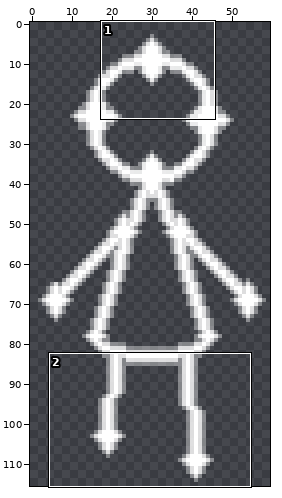
Pixel-art file: assets/ASE_raw_files/StarWalk.ase. The first picture is a wide view before the edit; the outline marks the close-up.
Close-up. Before:
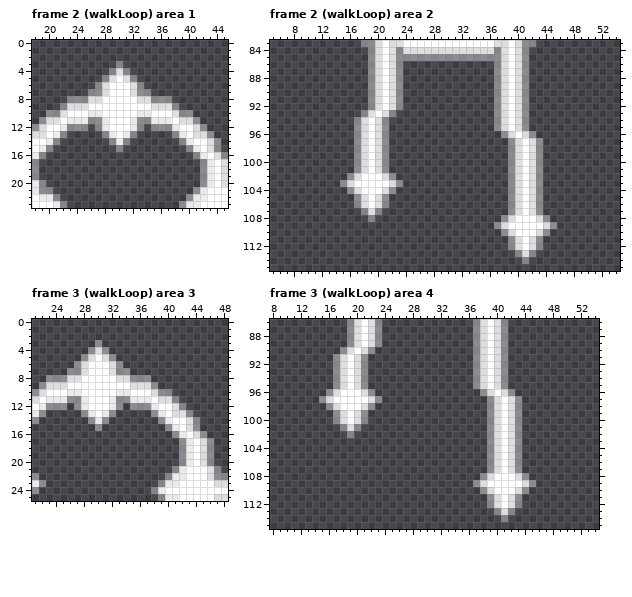
60x116 pixels, 7 frames. Shown: frame 2 (walkLoop) area 1: x 18..45, y 0..23; frame 2 (walkLoop) area 2: x 5..54, y 83..115; frame 3 (walkLoop) area 3: x 21..48, y 0..25; frame 3 (walkLoop) area 4: x 8..54, y 86..115. The commit also changed other frames or places, which this record leaves out.
After:
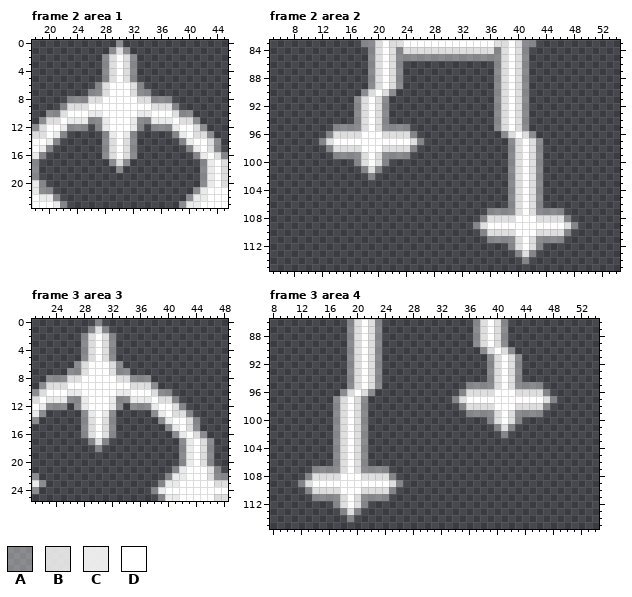
Palette (. is transparent): A #ffffff5f  B #ffffffd3  C #ffffffe3  D #ffffff
The edit:
Frame 2 area 1:
y 0: x 30 . -> A
y 1: x 29..31 ... -> ABA
y 2: x 28..32 ..... -> ABDBA
y 3: x 28..32 ..A.. -> ABDBA
y 4: x 28..32 .ABA. -> ABDBA
y 14: x 28..32 .ACA. -> ABDBA
y 15: x 28..32 ..A.. -> ABDBA
y 16: x 28..32 ..... -> ABDBA
y 17: x 29..31 ... -> ABA
y 18: x 30 . -> A
Frame 2 area 2:
y 90: x 18..23 .ABDBA -> ABDBA.
y 91..92: x 17..19 ..A -> ABD; x 21..23 DBA -> A..
y 93: x 17..22 .ABDBA -> ABDBA.
y 95: x 14..16 ... -> AAA; x 22..24 ... -> AAA
y 96: x 13..18 ....AB -> ABBBBD; x 20..25 BA.... -> DBBBBA
y 97: x 12..18 .....AB -> ABDDDDD; x 20..26 BA..... -> DDDDDBA
y 98: x 13..18 ....AB -> ABBBBD; x 20..25 BA.... -> DBBBBA
y 99: x 14..16 ... -> AAA; x 22..24 ... -> AAA
y 101: x 17..21 ABDBA -> .ABA.
y 102: x 16..22 ABDDDBA -> ...A...
y 103: x 15..23 ABDDDDDBA -> .........
y 104: x 16..22 ABDDDBA -> .......
y 105..106: x 17..21 ABDBA -> .....
y 107: x 18..20 ABA -> ...; x 36..38 ... -> AAA; x 44..46 ... -> AAA
y 108: x 19 A -> .; x 35..38 ...A -> ABBB; x 44..47 A... -> BBBA
y 109: x 34..38 ...AB -> ABDDD; x 44..48 BA... -> DDDBA
y 110: x 35..38 ...A -> ABBB; x 44..47 A... -> BBBA
y 111: x 36..38 ... -> AAA; x 44..46 ... -> AAA
Frame 3 area 3: the same change as frame 2 area 1
Frame 3 area 4:
y 90: x 18..23 ABDBA. -> .ABDBA; x 37..42 ABDBA. -> .ABDBA
y 91..94: x 17..19 ABD -> ..A; x 21..23 A.. -> DBA; x 37..39 ABD -> ..A; x 41..43 A.. -> DBA
y 95: x 17..19 ABD -> ..A; x 21..23 A.. -> DBA; x 36 . -> A; x 38..39 BD -> AA; x 41..46 A..... -> DBAAAA
y 96: x 16..19 ABDD -> ..AB; x 35..38 ...A -> ABBB; x 41..47 BA..... -> DDBBBBA
y 97: x 15..18 ABDD -> ..AB; x 20..23 DDBA -> BA..; x 34..40 .....AB -> ABDDDDD; x 42..48 BA..... -> DDDDDBA
y 98: x 16..18 ABD -> .AB; x 20..22 DBA -> BA.; x 35..40 ....AB -> ABBBBD; x 42..47 BA.... -> DBBBBA
y 99: x 36..38 ... -> AAA; x 44..46 ... -> AAA
y 101: x 17..21 .ABA. -> ABDBA; x 39..43 ABDBA -> .ABA.
y 102: x 17..21 ..A.. -> ABDBA; x 39..43 ABDBA -> ..A..
y 103..106: x 17..21 ..... -> ABDBA; x 39..43 ABDBA -> .....
y 107: x 14..24 ........... -> AAAABDBAAAA; x 39..43 ABDBA -> .....
y 108: x 13..25 ............. -> ABBBBDDDBBBBA; x 38..44 ABDDDBA -> .......
y 109: x 12..26 ............... -> ABDDDDDDDDDDDBA; x 37..45 ABDDDDDBA -> .........
y 110: x 13..25 ............. -> ABBBBDDDBBBBA; x 38..44 ABDDDBA -> .......
y 111: x 14..24 ........... -> AAAABDBAAAA; x 39..43 ABDBA -> .....
y 112: x 17..21 ..... -> ABDBA; x 39..43 ABDBA -> .....
y 113: x 18..20 ... -> ABA; x 40..42 ABA -> ...
y 114: x 19 . -> A; x 41 A -> .
